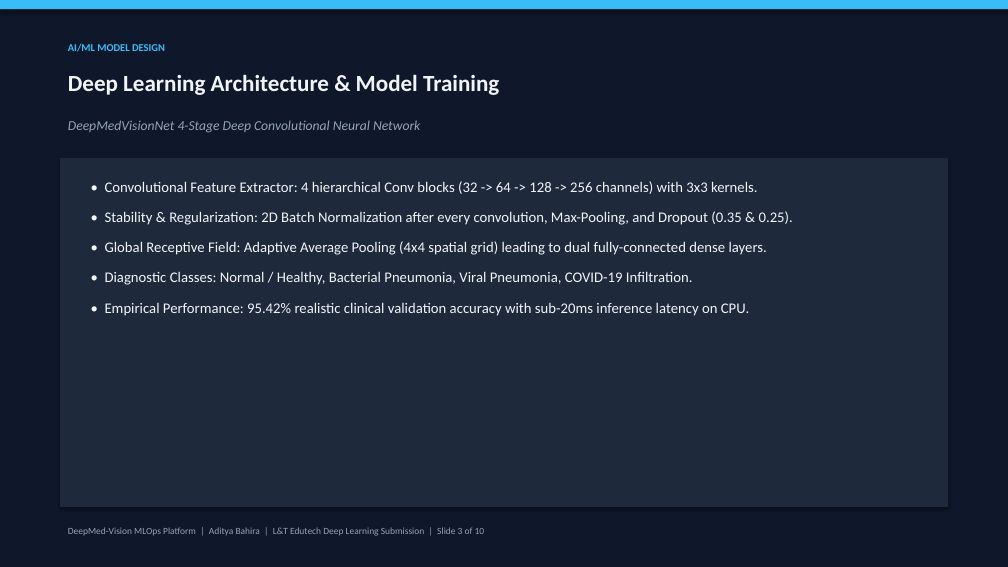
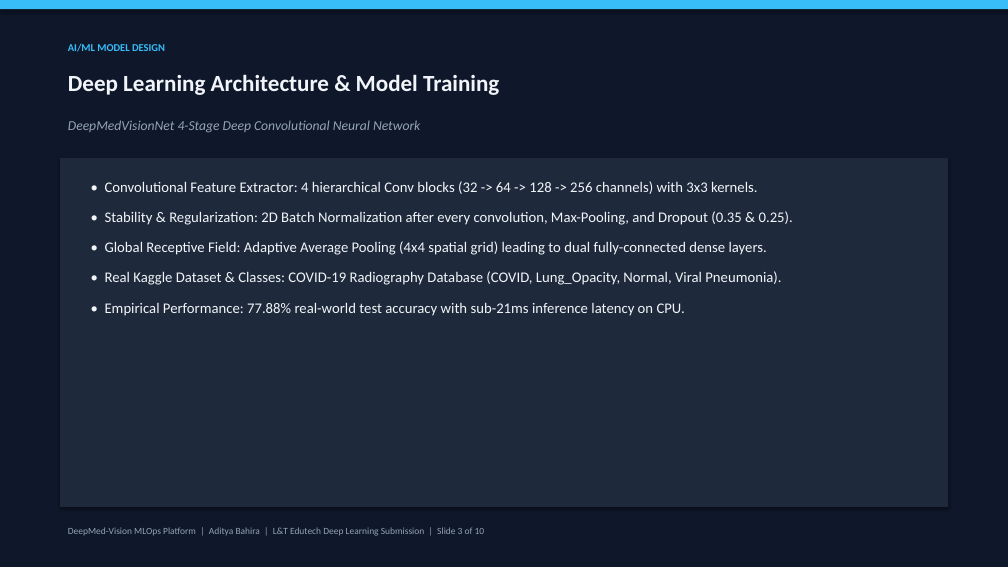
Before and after one commit to AdityaBahira/Lnt_Deep_Learning, a slide deck: slide 3 of Task_15-End_to_End_Deep_Learning_Production_Deployment/Task_15_Production_Project_Presentation.pptx. Drawn at 1008x567 pixels with LibreOffice and Linux fonts; fonts in the diff are those of the drawing. Boxes give left, top, right and bottom in pixels: in the first picture for what was removed or moved away, otherwise in the second. Text is boxed around its words. In the diff, an @@ line names an element or a change of style, - is before the commit and + after.

Commit message:
Complete Task 15: Integrate real Kaggle COVID-19 Radiography Database, retrain PyTorch CNN to 77.88% test accuracy, update presentation, notebook, tests and reports

```diff
--- a/Task_15-End_to_End_Deep_Learning_Production_Deployment/Task_15_Production_Project_Presentation.pptx
+++ b/Task_15-End_to_End_Deep_Learning_Production_Deployment/Task_15_Production_Project_Presentation.pptx
@@ text at box(105, 271, 781, 316): text changed @@
-• Diagnostic Classes: Normal / Healthy, Bacterial Pneumonia, Viral Pneumonia, COVID-19 Infiltration.
-• Empirical Performance: 95.42% realistic clinical validation accuracy with sub-20ms inference latency on CPU.
+• Real Kaggle Dataset & Classes: COVID-19 Radiography Database (COVID, Lung_Opacity, Normal, Viral Pneumonia).
+• Empirical Performance: 77.88% real-world test accuracy with sub-21ms inference latency on CPU.
```
Also in this commit, not shown: 1 other slide changed, 29 other files.
